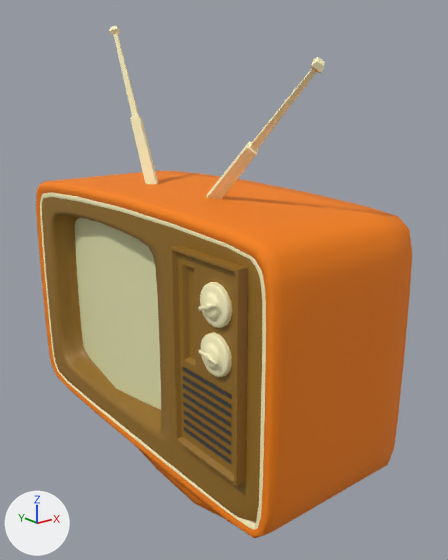
Renders of the glTF model public/old-tv.glb from each side of a commit.
Both versions are drawn from a 50 mm lens placed at (-8.12, -13.26, 7.75), pointed at (5.64, 3.92, 0.88). The lights are fixed; the arrows at lower left show +X, +Y and +Z. Where no turn or scale is listed for an object, it has been applied to the vertices.

Script lines for the objects in view, before the commit:
```python
mat_material_004 = principled_material('Material.004')
mat_material_004.base_color = (1.0, 0.926, 0.546)  # beige #fff7c3
me_mesh_4 = bpy.data.meshes.new('Mesh_4')
me_mesh_4.from_pydata(...)  # 2003 vertices, 3888 faces; spans x -0.5..6.1, y -2.7..12.4, z -6.8..9.9
# faces by material slot: [1036, 16, 2024, 12, 800]
me_mesh_4.materials.append(mat_material_003)  # brown #966e23
me_mesh_4.materials.append(mat_material_005)  # black #3b3b3b
me_mesh_4.materials.append(mat_material_004)  # beige #fff7c3
me_mesh_4.materials.append(mat_material_002)  # beige #e7e7b2
me_mesh_4.materials.append(mat_material_001)  # orange #f78102
ob_cube_61 = bpy.data.objects.new('Cube 61', me_mesh_4)
ob_cube_61.location = (2.0, 0.02, 0.0)
```
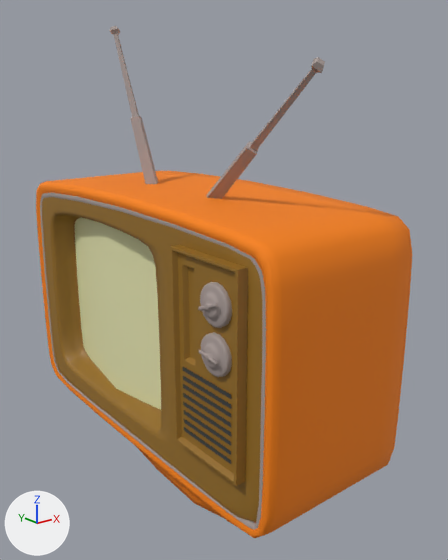
Changed parts and their boxes (x1, y1, x2, y2) in the pictures (448 x 560 px):
'Cube 61', recoloured
    both: (37, 26, 325, 533)

The edits, one by one:
Material 'Material.004' (mat_material_004) changes colour from beige #fff7c3 to grey #a49793; in linear values from (1.0, 0.926, 0.546) to (0.373, 0.31, 0.292).
